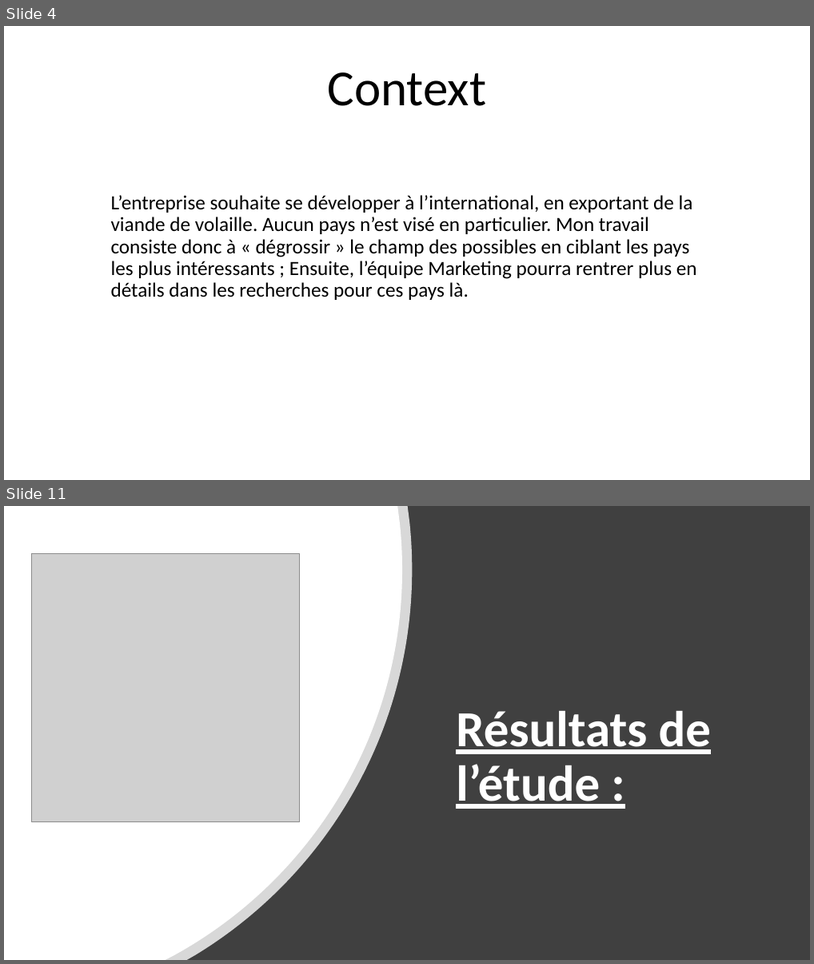
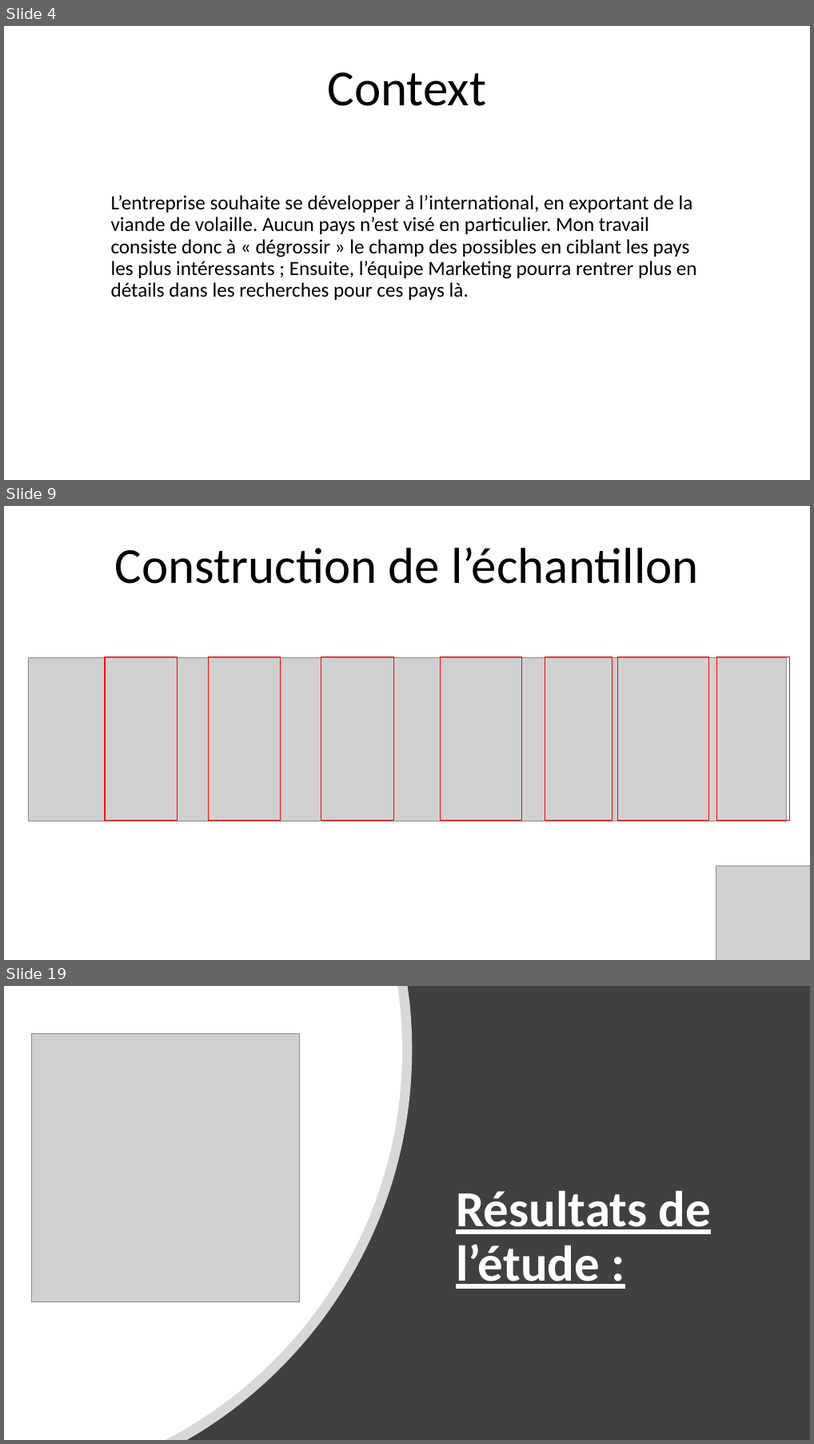
Before and after one commit to Julien-paulet/Projet_5_effectuez_une_etude_de_marche, a slide deck: Projet_5_présentation.pptx. Shown one above the other, each under a label of ours: slides 4 and 11 before the commit, slides 4, 9 and 19 after it; the slides between them are not shown. The pictures are 814x964 and 814x1444 pixels, drawn with LibreOffice and Linux fonts; fonts in the diff are those of the drawing; grey boxes stand for pictures. Boxes give left, top, right and bottom in pixels: in the first picture for what was removed or moved away, otherwise in the second. Text is boxed around its words. In the diff, an @@ line names an element or a change of style, - is before the commit and + after.

```diff
--- a/Projet_5_présentation.pptx
+++ b/Projet_5_présentation.pptx
@@ slide 9 added at [4, 506, 810, 960], background #FFFFFF @@
@@ title added at [115, 547, 699, 584], 60 pt, text #000000 @@
+Construction de l’échantillon
@@ picture added at [28, 657, 787, 820] @@
@@ rectangle added at [105, 657, 178, 820], outline #FF0000 1 pt @@
@@ rectangle added at [208, 657, 281, 820], outline #FF0000 1 pt @@
@@ rectangle added at [322, 657, 394, 820], outline #FF0000 1 pt @@
@@ rectangle added at [441, 657, 522, 820], outline #FF0000 1 pt @@
@@ rectangle added at [546, 657, 612, 820], outline #FF0000 1 pt @@
@@ rectangle added at [618, 657, 710, 820], outline #FF0000 1 pt @@
@@ rectangle added at [718, 657, 790, 820], outline #FF0000 1 pt @@
@@ picture added at [717, 865, 810, 960] @@
@@ what was slide 11 is now slide 19 @@
```
Also in this commit, not shown: 4 slides changed, 10 other slides added, 3 slides removed, 2 other files.
